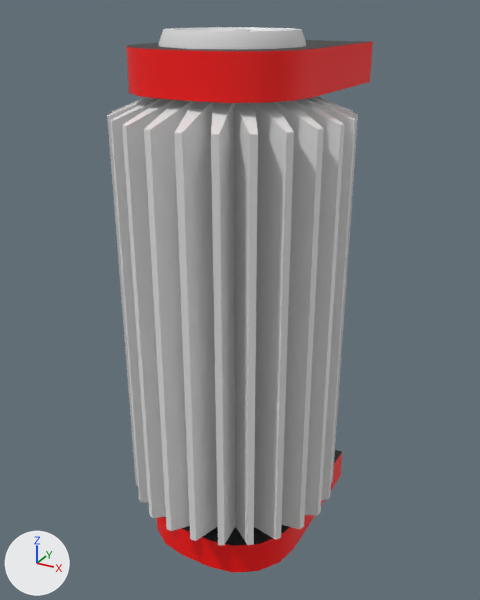
One commit to the Blender file Assets/reactor.blend: the scene before it, then after it.
The view is the same before and after, from a 50 mm camera at (0.208, -0.369, 0.197) aimed at (0.0, 0.009, 0.008). The lights are fixed; the arrows at lower left show +X, +Y and +Z.

Names of what the first picture shows: 'reactor', 'reactor-fixer'.
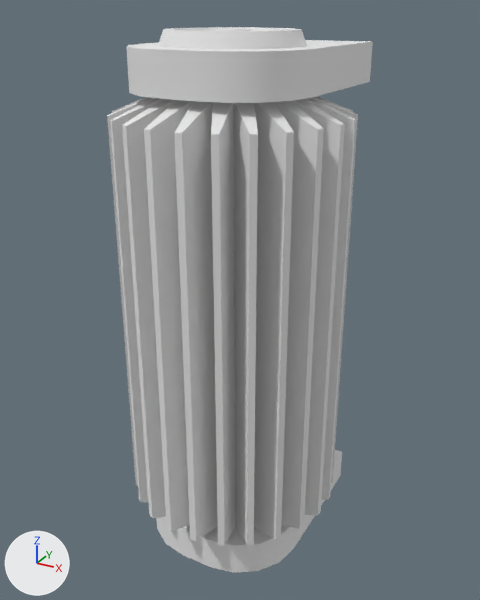
What changed in the scene script:
```text
Add mat_reactor:
    mat_reactor = diffuse_material('reactor')
    mat_reactor.base_color = (0.8, 0.8, 0.8)  # white #e7e7e7
Change me_cube_018:
    where me_cube_018.from_pydata(...)  # 48 vertices, 28 faces; spans x -0.104..0.039, y -0.177..0.177, z -0.058..0.058
    remove me_cube_018.materials.append(mat_reactor_png)  # picture img_reactor_png
    add me_cube_018.materials.append(mat_reactor)  # white #e7e7e7
```

Boxes (x1, y1, x2, y2) around the edits, measured in the pictures (480 x 600 px):
'reactor-fixer', recoloured (red to grey): (126, 40, 373, 573) in both
